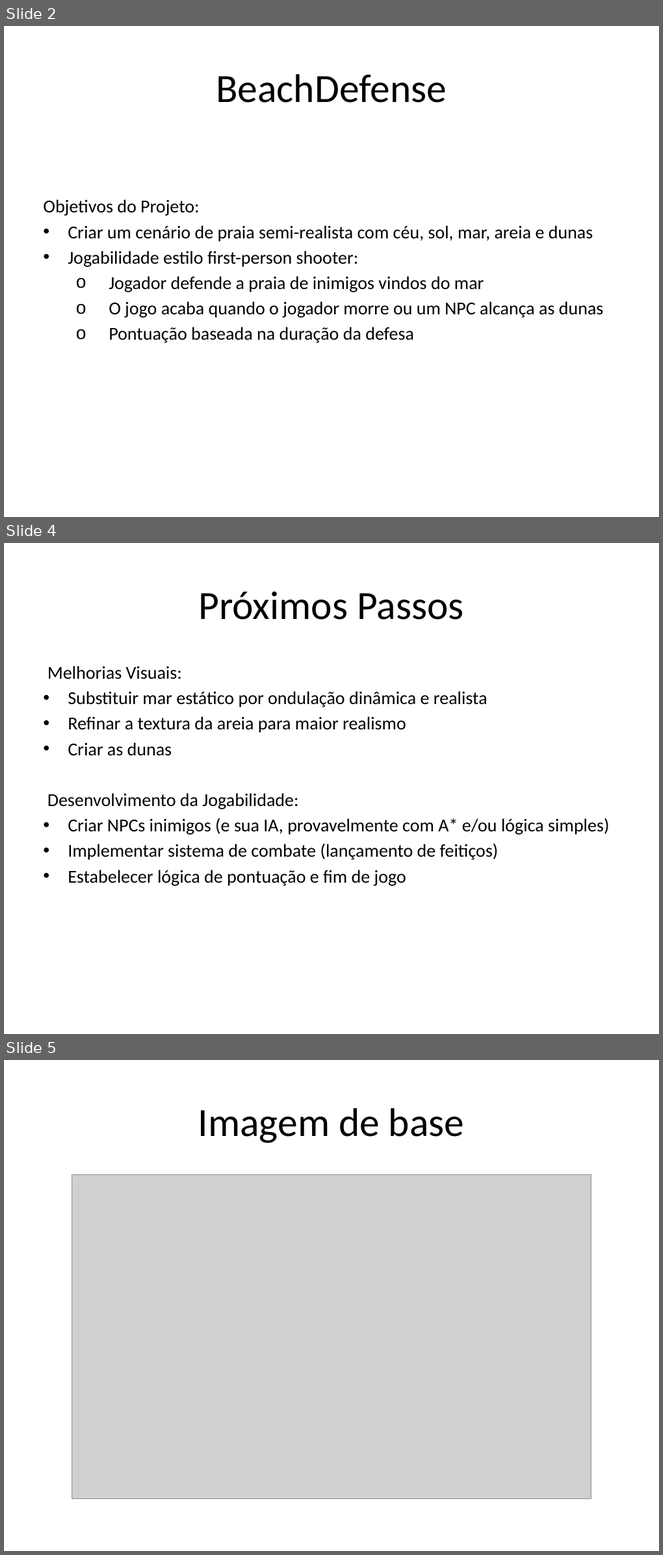
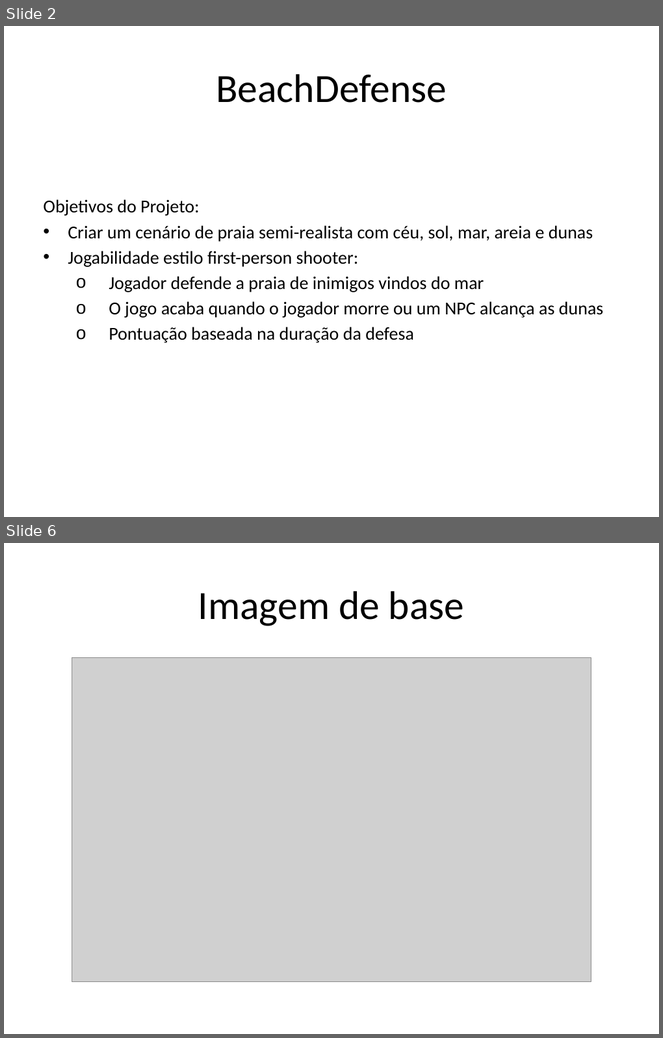
Before and after one commit to Alcatrao/BeachDefense, a slide deck: docs/BeachDefense_Presentation.pptx. Shown one above the other, each under a label of ours: slides 2, 4 and 5 before the commit, slides 2 and 6 after it; the slides between them are not shown. The pictures are 663x1555 and 663x1038 pixels, drawn with LibreOffice and Linux fonts; fonts in the diff are those of the drawing; grey boxes stand for pictures; background and template pictures are left out. Boxes give left, top, right and bottom in pixels: in the first picture for what was removed or moved away, otherwise in the second. Text is boxed around its words. In the diff, an @@ line names an element or a change of style, - is before the commit and + after.

```diff
--- a/docs/BeachDefense_Presentation.pptx
+++ b/docs/BeachDefense_Presentation.pptx
@@ slide 4 removed at (4,543,659,1034), background picture (left out) @@
@@ title removed at (198,591,464,620) @@
-Próximos Passos
@@ text removed at (48,666,609,886) @@
-Melhorias Visuais:
-• Substituir mar estático por ondulação dinâmica e realista
-• Refinar a textura da areia para maior realismo
-• Criar as dunas
-Desenvolvimento da Jogabilidade:
-• Criar NPCs inimigos (e sua IA, provavelmente com A* e/ou lógica simples)
-• Implementar sistema de combate (lançamento de feitiços)
-• Estabelecer lógica de pontuação e fim de jogo
@@ what was slide 5 is now slide 6 @@
```
Also in this commit, not shown: 1 slide changed, 2 slides added, 2 other files.
